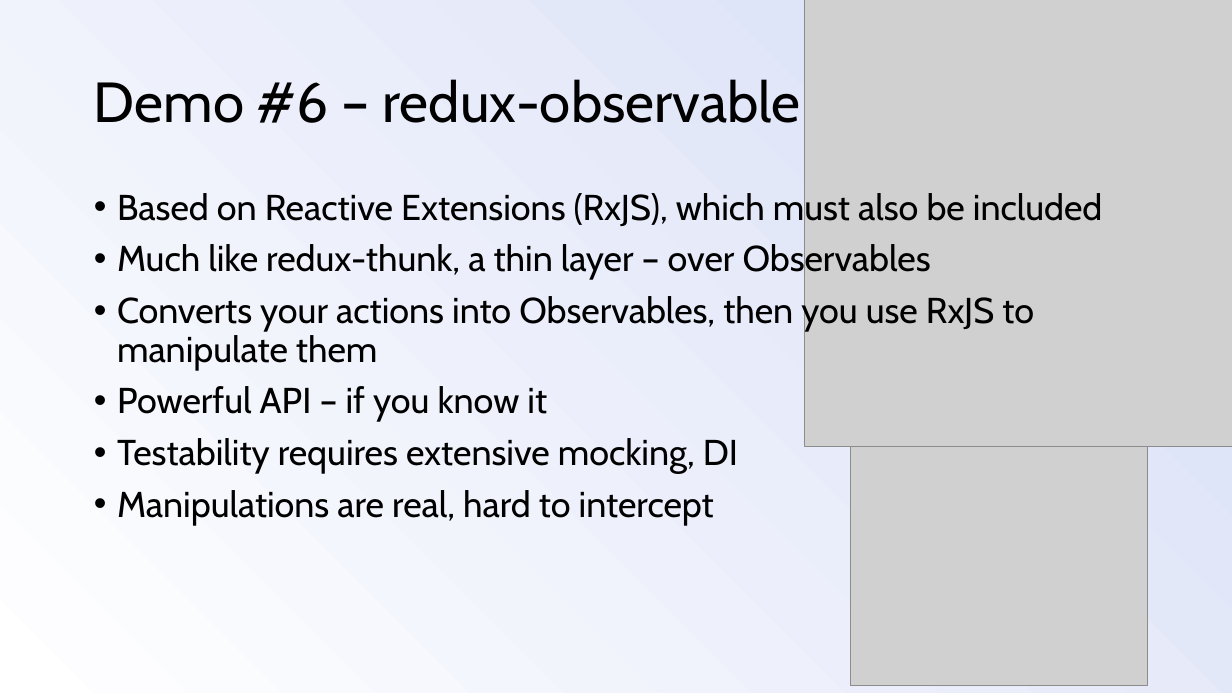
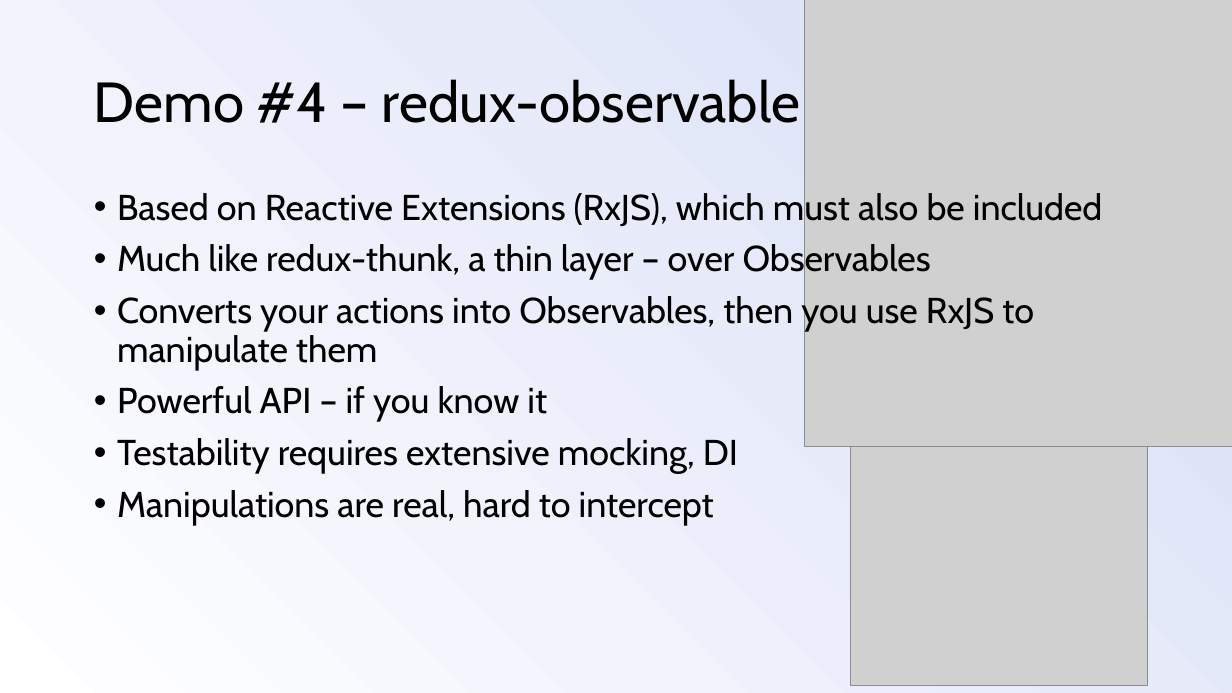
Before and after one commit to mlwigdahl/react-redux-presentation, a slide deck: slide 23 of react-redux-presentation.pptx (slide 22 before the commit). Drawn at 1232x693 pixels with LibreOffice and Linux fonts; fonts in the diff are those of the drawing; grey boxes stand for pictures. Boxes give left, top, right and bottom in pixels: in the first picture for what was removed or moved away, otherwise in the second. Text is boxed around its words. In the diff, an @@ line names an element or a change of style, - is before the commit and + after.

```diff
--- a/react-redux-presentation.pptx
+++ b/react-redux-presentation.pptx
@@ title at (x1=94, y1=79, x2=800, y2=123): text changed @@
-Demo #6 – redux-observable
+Demo #4 – redux-observable
```
Also in this commit, not shown: 7 other slides changed, 4 slides added, 1 slide removed.
